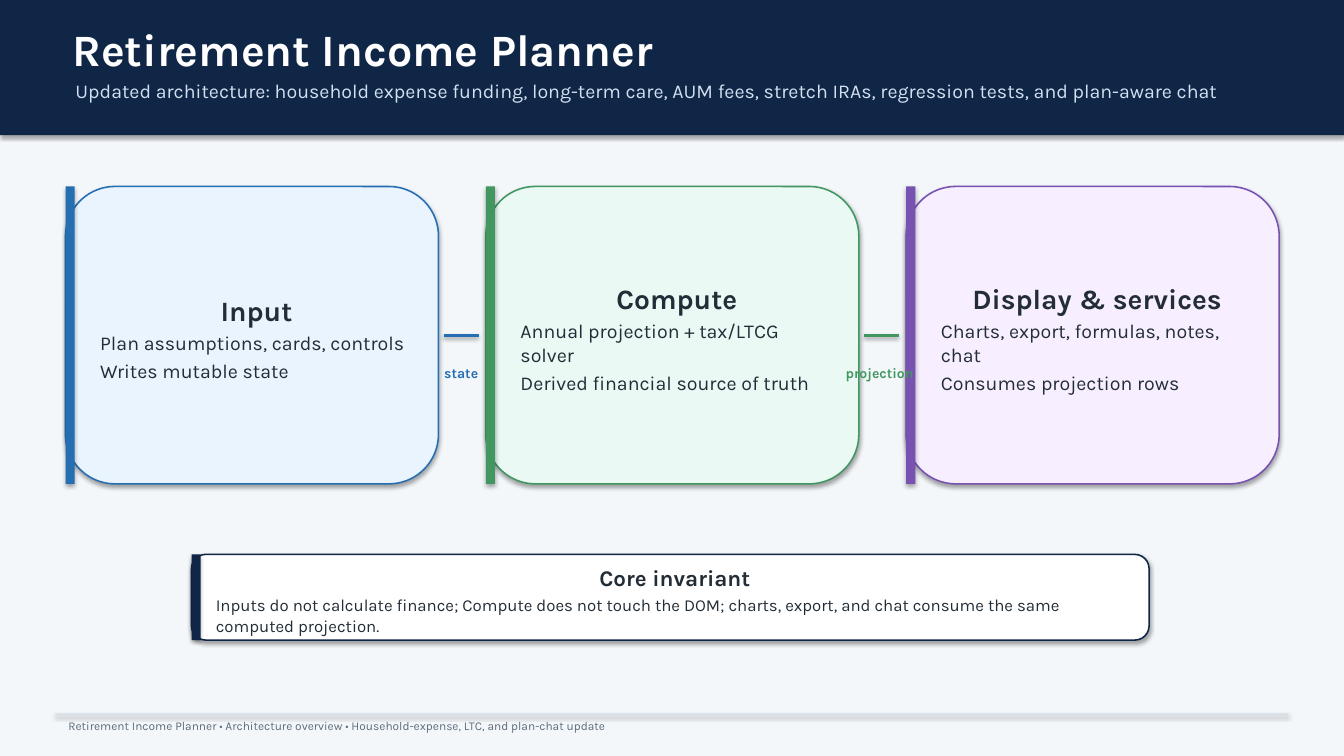
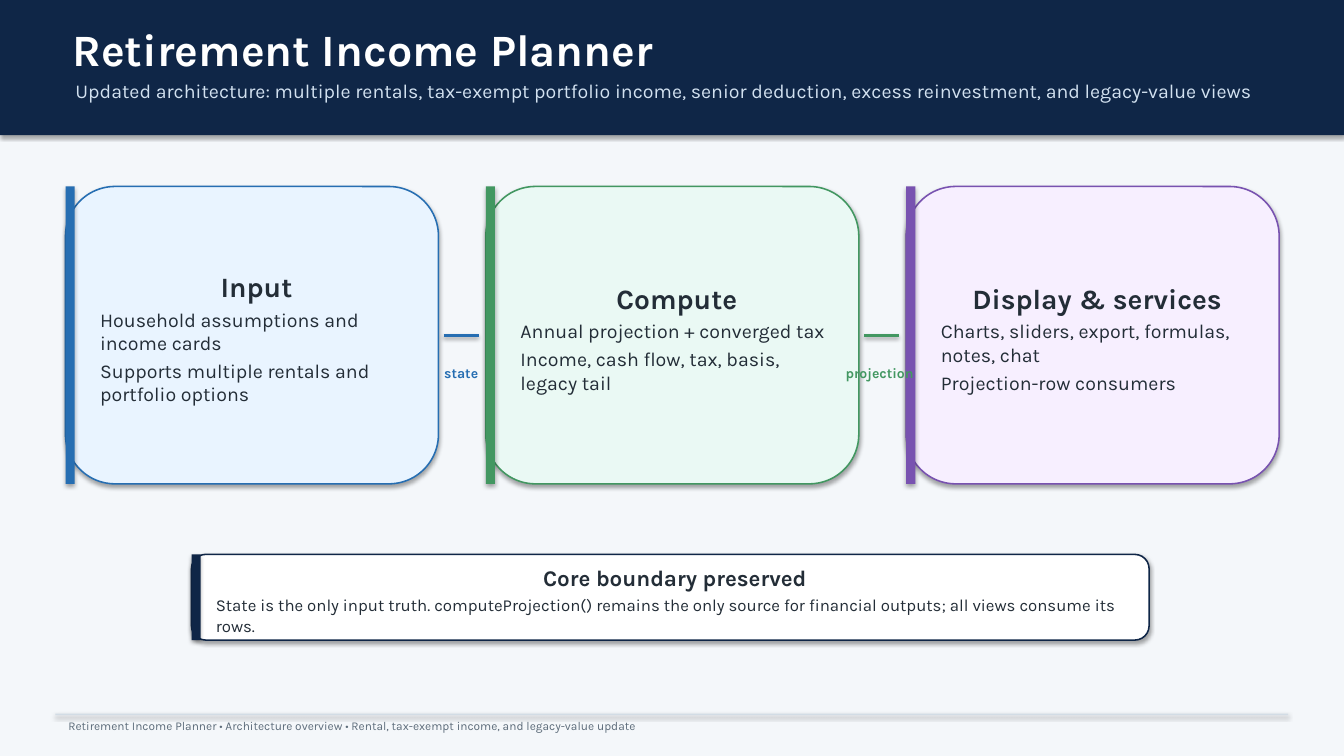
Before and after one commit to howardc64/retirefin, a slide deck: slide 1 of docs/retirement_income_planner_architecture.pptx. Drawn at 1344x756 pixels with LibreOffice and Linux fonts; fonts in the diff are those of the drawing. Boxes give left, top, right and bottom in pixels: in the first picture for what was removed or moved away, otherwise in the second. Text is boxed around its words. In the diff, an @@ line names an element or a change of style, - is before the commit and + after.

```diff
--- a/docs/retirement_income_planner_architecture.pptx
+++ b/docs/retirement_income_planner_architecture.pptx
@@ text at (75, 84, 1251, 103): text changed @@
-Updated architecture: household expense funding, long-term care, AUM fees, stretch IRAs, regression tests, and plan-aware chat
+Updated architecture: multiple rentals, tax-exempt portfolio income, senior deduction, excess reinvestment, and legacy-value views
@@ text in rounded rectangle at (100, 313, 369, 406): text changed @@
-Plan assumptions, cards, controls
-Writes mutable state
+Household assumptions and income cards
+Supports multiple rentals and portfolio options
@@ text in rounded rectangle at (520, 324, 824, 395): text changed @@
-Annual projection + tax/LTCG solver
-Derived financial source of truth
+Annual projection + converged tax
+Income, cash flow, tax, basis, legacy tail
@@ text in rounded rectangle at (941, 324, 1229, 395): text changed @@
-Charts, export, formulas, notes, chat
-Consumes projection rows
+Charts, sliders, export, formulas, notes, chat
+Projection-row consumers
@@ text in rounded rectangle at (216, 570, 1115, 632): text changed @@
-Core invariant
-Inputs do not calculate finance; Compute does not touch the DOM; charts, export, and chat consume the same computed projection.
+Core boundary preserved
+State is the only input truth. computeProjection() remains the only source for financial outputs; all views consume its rows.
@@ text at (68, 722, 635, 733): text changed @@
-Retirement Income Planner • Architecture overview • Household-expense, LTC, and plan-chat update
+Retirement Income Planner • Architecture overview • Rental, tax-exempt income, and legacy-value update
```
Also in this commit, not shown: 2 other slides changed, 8 slides added, 8 slides removed, 24 other files.
